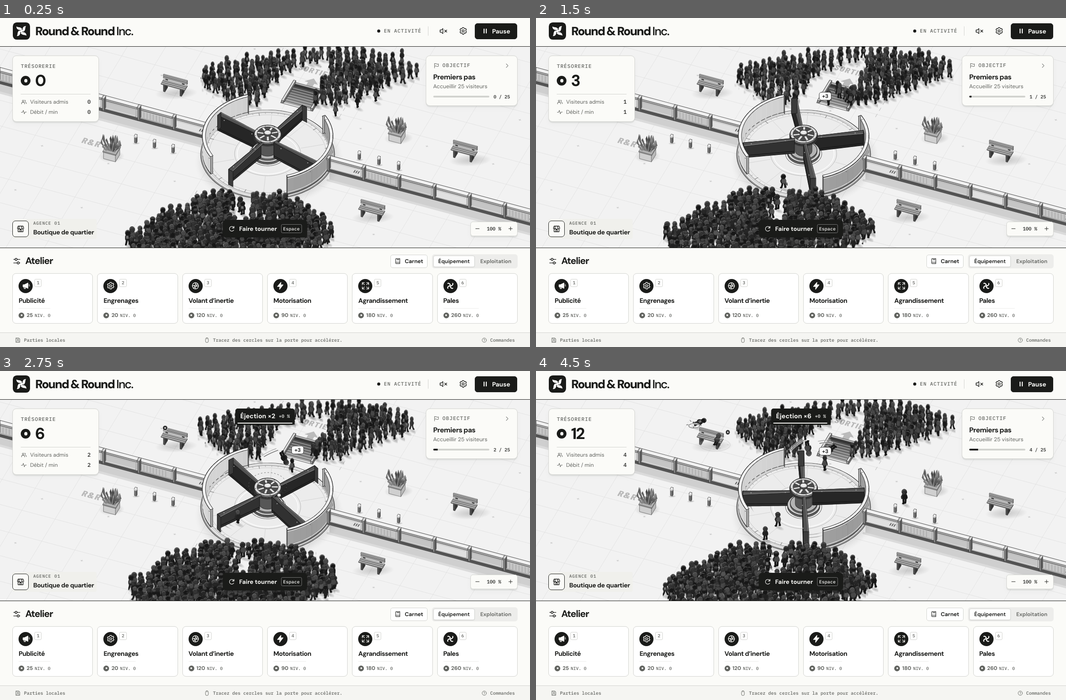
Above: before the commit, frames 1-4 (two rows, left to right).
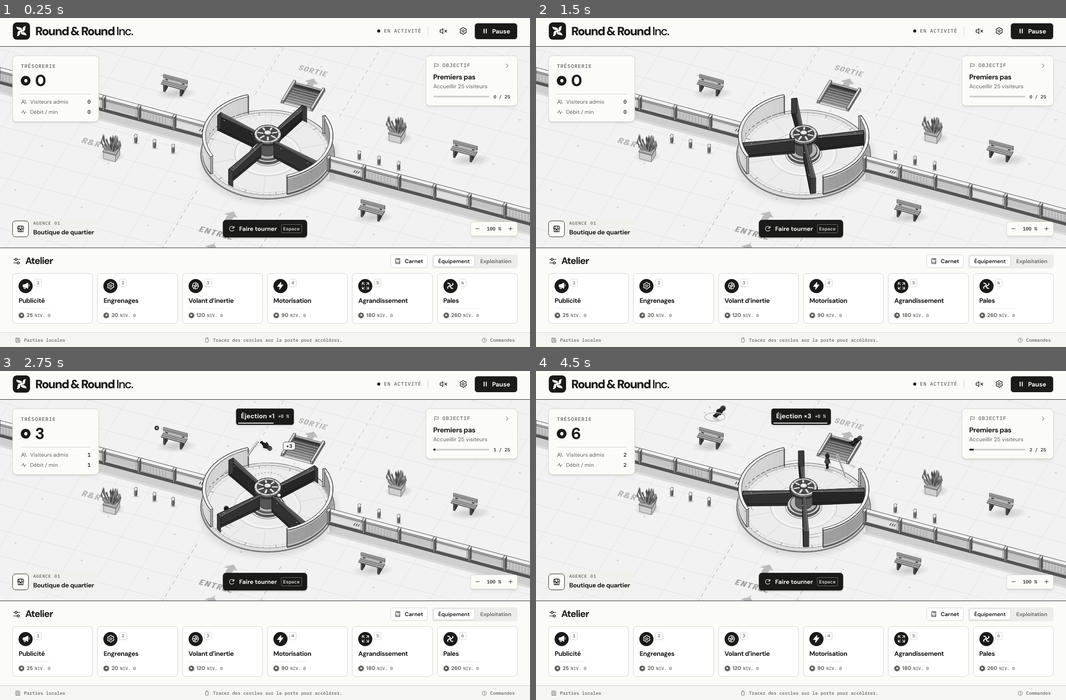
Above: after the commit, the same moments.

Repository: FroseFox/Jeu-entre-pote
Game: browser game, page index.html
Same seed, same stepped clock (60 frames per second), same inputs: the game is played once before the commit and once after it.
Inputs (mouse positions are in pixels of both pictures, inside the frame that each line leads up to):
- Up to frame 1 (0.25 s): no input
- Up to frame 2 (1.5 s): click (801, 146) at 0.27 s; hold Right from 1.03 s (still down); click (801, 166) at 1.07 s; tap Space at 1.1 s
- Up to frame 3 (2.75 s): release Right at 1.53 s; hold Down 1.58-1.85 s; tap Space at 1.6, 2.1, 2.6 s; click (159, 479) at 1.67 s; hold Left 1.9-2.47 s; click "Paramètres" at 2.02 s; click (371, 469) at 2.27 s; hold Up from 2.52 s (still down)
- Up to frame 4 (4.5 s): release Up at 2.82 s; click (880, 538) at 2.87 s; hold Right 2.87-3.53 s; tap Space at 3.1, 3.6, 4.1 s; click (668, 548) at 3.47 s; hold Up 3.58-3.82 s; hold Left 3.87-4.3 s; click (801, 459) at 4.07 s; hold Down from 4.35 s (still down)

The runs differ from the first frame. In frame 1, 8.7% of the frame differs, in the area x 23-80%, y 8-70%; in frame 2, 9.2%; in frame 3, 9.2%; in frame 4, 9.3%, in the area x 6-94%, y 8-70%.

Commit message:
Start new and reset games with an empty street and actual arrivals

Diff:
--- a/crowd.js
+++ b/crowd.js
@@ -95,16 +95,22 @@
   this.departures=0;this.gate=[];this.serial=0;this.waves=[];this.visible=0;this.bands=0;
  }
  setPopulation(s,waiting,dt){
-  // Pedestrians already in the neighbourhood and waiting customers share
-  // the pavement. Only the game's existing admission code earns money.
-  const residents=550+Math.min(this.limit,180*(waveSize(s)-1)+12*s.levels.expand);
-  const close=this.scene.people.length,visibleClose=close-this.scene.people.filter(p=>p.boarded).length;
+  // Every early arrival has a drawing of its own. Add background groups
+  // only for demand that the individual queue cannot already represent.
+  let visibleClose=0,waitingDrawings=0;
+  for(const p of this.scene.people){
+   if(p.boarded)continue;
+   visibleClose++;
+   if(p.mode!=='out')waitingDrawings++
+  }
   const room=Math.max(0,this.limit-visibleClose-this.gate.length);
-  const f=Math.min(this.limit,Math.max(0,waiting-close*.72)+residents*.64);
-  const b=Math.min(this.limit,Math.max(0,this.departures-close*.28)+residents*.36);
-  const ratio=this.fixed?room/Math.max(1,f+b):Math.min(1,room/Math.max(1,f+b));
+  const residents=Math.min(this.limit,s.admitted*.1,180*(waveSize(s)-1)+12*s.levels.expand);
+  const f=Math.min(this.limit,Math.max(0,waiting-waitingDrawings)+residents*.64);
+  const b=Math.min(this.limit,Math.max(0,this.departures-this.gate.length)+residents*.36);
+  const total=this.fixed?room:Math.min(room,f+b);
+  const share=this.fixed?(f+16)/(f+b+25):f/Math.max(1e-9,f+b);
   const step=this.init?1-Math.exp(-dt*2.7):1;
-  this.front+=(f*ratio-this.front)*step;this.rear+=(b*ratio-this.rear)*step;
+  this.front+=(total*share-this.front)*step;this.rear+=(total*(1-share)-this.rear)*step;
   if(this.front+this.rear>room){const k=room/(this.front+this.rear);this.front*=k;this.rear*=k}
   this.init=true;
  }
--- a/game.js
+++ b/game.js
@@ -2,7 +2,7 @@
 const $=id=>document.getElementById(id);
 const storageKey='rr-inc-web-1';
 const defaultOptions={sound:false,volume:35,dark:false,zoom:1,maxPeople:95,streetSize:0};
-let state=newRun(),options={...defaultOptions},angle=.27,speed=0,waiting=26,turnPart=0;
+let state=newRun(),options={...defaultOptions},angle=.27,speed=0,waiting=0,turnPart=0;
 let paused=false,tab='equip',audioContext=null,toastTimer=0,toastToken=0,storageOK=true,importing=false;
 const positive=n=>Number.isFinite(n)&&n>=0;
 function freshRuntime(){return {routes:{bus:0,train:0,air:0},balloonClock:0,gulp:0,charge:0,rush:0,opening:0,deliveryClock:0,upgradeAge:0,manual:0,drawPhase:0,adminClock:0,heliClock:0,eventIndex:0}}
@@ -33,6 +33,9 @@
   if(Number.isFinite(data.angle))angle=data.angle;
   if(positive(data.waiting))waiting=data.waiting;
   if(positive(data.turnPart))turnPart=data.turnPart%(Math.PI/2);
+  // Older releases populated a brand-new idle game with 26 waiting customers.
+  if(!data.session&&waiting===26&&!state.runs&&!state.turns&&!state.admitted&&state.seconds<1.35&&
+     !Object.values(state.levels).some(Boolean))waiting=0;
   paused=!!data.paused;savedSession=data.session;
  }catch{storageOK=false}
 }
@@ -42,7 +45,9 @@
  $('save-label').textContent=storageOK?'Parties locales':'Sauvegarde indisponible';
 }
 restore();fillIcons();
-const scene=new DoorScene($('world'));scene.maxPeople=options.maxPeople;scene.seed();configureCrowd();
+const scene=new DoorScene($('world'));scene.maxPeople=options.maxPeople;
+if(!savedSession?.world)scene.seed(waiting,state.admitted);
+configureCrowd();
 let rateEvents=[],spawnClock=0,transportClock=0,eventClock=0,restEvent=0,festival=0,repair=0,combo=0,comboClock=0;
 let selectedItem=null,holding=null,pointer=null,keySpin=false,sessionClock=0,saveClock=0,uiClock=0,lastTime=0,frameClock=0;
 const receipts=[];
@@ -176,7 +181,16 @@
  const [active]=nextGoal();showDialog('Objectifs',milestones.map(([n,name])=>record(name,(state.admitted>=n?'✓ ':'')+fmt(n),n===active?'highlight':state.admitted>=n?'done':'')).join(''))
 }
 $('objective').onclick=goals;
-function resetScene(){runtime=freshRuntime();scene.balloons=[];scene.bursts=[];scene.bags=[];scene.effects={};scene.invalidate();speed=0;angle=.27;turnPart=0;waiting=26;combo=0;restEvent=0;festival=0;repair=0;frameClock=0;receipts.length=0;rateEvents=[];spawnClock=transportClock=eventClock=0;scene.people=[];scene.cars=[];scene.labels=[];scene.crowd.reset();scene.seed();configureCrowd();paused=false;controls();updateHUD();refreshShop(true);save()}
+function resetScene(){
+ runtime=freshRuntime();
+ speed=0;angle=.27;turnPart=0;waiting=0;combo=0;comboClock=0;restEvent=0;festival=0;repair=0;
+ sessionClock=0;frameClock=0;spawnClock=0;transportClock=0;eventClock=0;rateEvents=[];receipts.length=0;
+ holding=null;pointer=null;keySpin=false;options.streetSize=0;
+ scene.time=0;scene.serial=0;scene.speed=0;scene.angle=angle;scene.effects={};
+ scene.people=[];scene.cars=[];scene.bags=[];scene.balloons=[];scene.bursts=[];scene.labels=[];
+ scene.crowd.reset();configureCrowd();scene.invalidate();paused=false;
+ controls();updateHUD();refreshShop(true);scene.render(state,options.zoom);save()
+}
 function rebirth(){
  if(state.finished){branchOffice();return}const e=availableEnergy(state);if(!e){showDialog('Réouverture','<p>À partir d …(209 unchanged characters)…
  showDialog('Réouverture','<p>Vous recommencez avec une nouvelle porte et votre capital de départ. Vos avantages et vot …(401 unchanged characters)…
@@ -331,7 +345,7 @@
  if(spawnClock>=interval){
   spawnClock%=interval;const factor=(state.contract==='crowd'?2:1)*(restEvent>0?3:1)*(runtime.rush>0?2:1)*(runtime.opening>0?1.6:1)*(state.branch==='luxury'?.7:state.branch==='airport'?.5:1);
   let n=Math.max(1,Math.floor(waveSize(state)*factor));waiting=Math.min(1e13,waiting+n);
-  if(scene.people.length<Math.min(scene.maxPeople,28+state.levels.promo*5)&&waiting>1){
+  if(scene.people.length<Math.min(scene.maxPeople,28+state.levels.promo*5)&&waiting>0){
    if(state.branch==='airport')scene.invite('traveler',Math.min(3,n),{x:(Math.random()>.5?1:-1)*180,y:200,deadline:scene.time+32});
    else if(state.branch==='seaside')scene.invite('walk',Math.min(3,n),{x:(Math.random()>.5?1:-1)*260,y:218});
    else scene.arrive(Math.min(3,n))
--- a/index.html
+++ b/index.html
@@ -4,7 +4,7 @@
 <meta charset="utf-8"><meta name="viewport" content="width=device-width,initial-scale=1,viewport-fit=cover">
 <meta name="theme-color" content="#f6f6f3"><title>Round &amp; Round Inc. — Édition web</title>
 <meta name="description" content="Faites tourner une porte, accueillez les visiteurs et développez votre entreprise dans cette simulation incrémentale en noir et blanc.">
-<link rel="icon" type="image/svg+xml" href="mark.svg"><link rel="stylesheet" href="style.css?v=passage-2">
+<link rel="icon" type="image/svg+xml" href="mark.svg"><link rel="stylesheet" href="style.css?v=passage-3">
 </head>
 <body>
 <header class="top">
@@ -40,5 +40,5 @@
 </main>
 <footer><button id="saved-games" title="Ouvrir les parties enregistrées sur cet appareil"><i data-i="save"></i><span id …(209 unchanged characters)…
 <dialog id="dialog"><div class="dialog-head"><h2 id="dialog-title"></h2><button class="iconBtn" id="close" aria-label="Fermer"><i data-i="close"></i></button></div><div id="dialog-body"></div></dialog>
-<script src="icons.js"></script><script src="economy.js"></script><script src="crowd.js?v=passage-2"></script><script src="world.js?v=passage-2"></script><script src="event-art.js?v=passage-2"></script><script src="branch-art.js?v=foule-1"></script><script src="management.js"></script><script src="local-saves.js?v=passage-2"></script><script src="game.js?v=passage-2"></script>
+<script src="icons.js"></script><script src="economy.js"></script><script src="crowd.js?v=passage-3"></script><script src="world.js?v=passage-3"></script><script src="event-art.js?v=passage-3"></script><script src="branch-art.js?v=foule-1"></script><script src="management.js"></script><script src="local-saves.js?v=passage-3"></script><script src="game.js?v=passage-3"></script>
 </body></html>
--- a/world.js
+++ b/world.js
@@ -22,9 +22,9 @@
   this.face([[x,y,z+h],[x+w,y,z+h],[x+w,y+d,z+h],[x,y+d,z+h]],top,stroke,line);
  }
  textOnFloor(str,x,y,size,shade,axis=0){const c=this.c,p=this.p(x,y),s=this.scale;c.save();c.transform(.928*s,.248*s,-.373*s,.617*s,p[0],p[1]);c.rotate(axis);c.fillStyle=shade;c.font='700 '+size+'px BC,Arial,sans-serif';c.letterSpacing='1.2px';c.fillText(str,0,0);c.restore()}
- seed(){
-  for(let i=0;i<23;i++){let a=this.addPerson(-105+Math.random()*240,135+Math.random()*260);if(a){a.x=a.tx+(Math.random()-.5)*50;a.y=a.ty+Math.random()*45}}
-  for(let i=0;i<9;i++){let a=this.addPerson(30+Math.random()*135,-135-Math.random()*230);if(a){a.mode='out';a.tx=a.x+110;a.ty=a.y-300;this.crowd.board(a,true)}}
+ seed(waiting,admitted){
+  for(let i=0;i<Math.min(23,waiting);i++){let a=this.addPerson(-105+Math.random()*240,135+Math.random()*260);if(a){a.x=a.tx+(Math.random()-.5)*50;a.y=a.ty+Math.random()*45}}
+  for(let i=0;i<Math.min(9,admitted);i++){let a=this.addPerson(30+Math.random()*135,-135-Math.random()*230);if(a){a.mode='out';a.tx=a.x+110;a.ty=a.y-300;this.crowd.board(a,true)}}
  }
  addPerson(x,y,type='walk'){
   if(this.people.length>=this.maxPeople)return;
